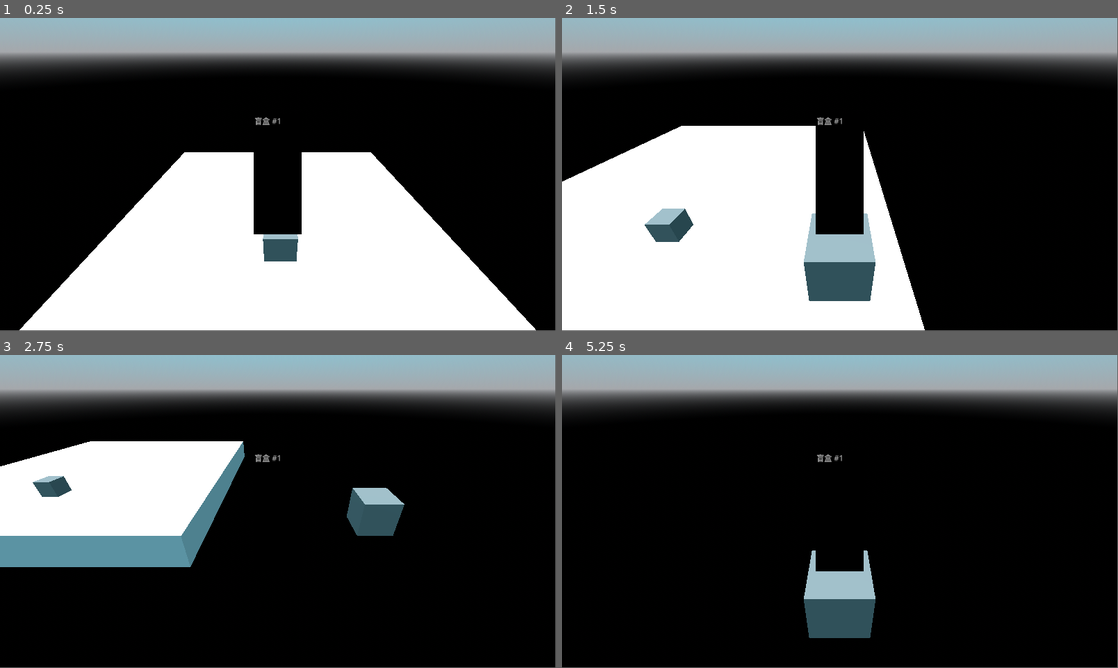
Above: before the commit, frames 1-4 (two rows, left to right).
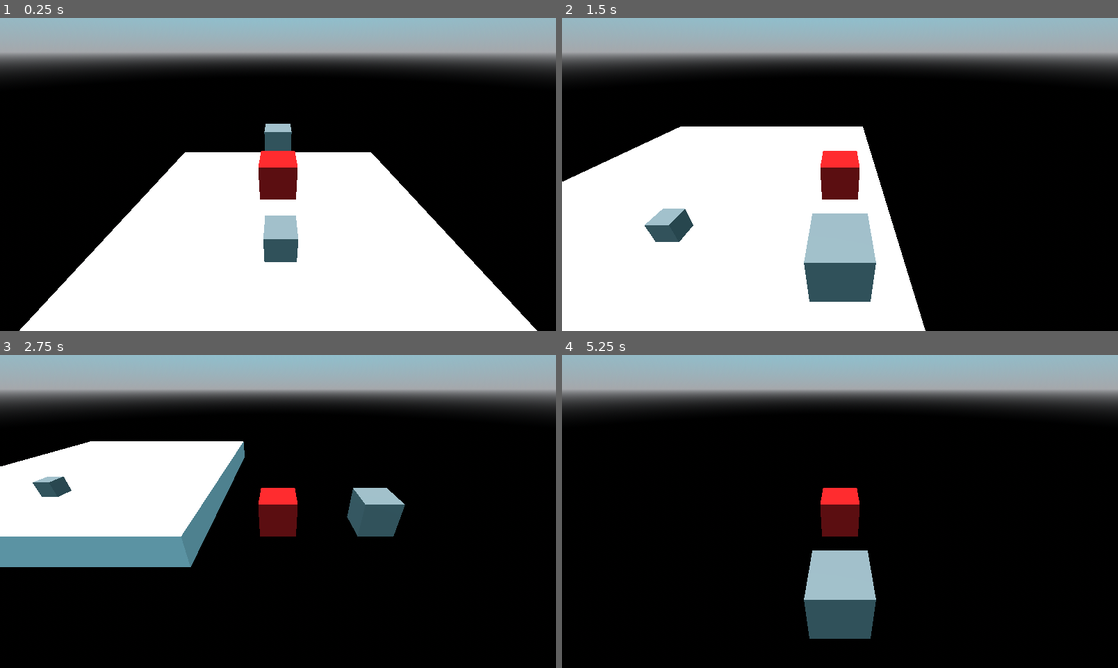
Above: after the commit, the same moments.

Repository: meliyn/jacky-game
Game: Godot game, scene res://src/game.tscn
Same seed, same stepped clock (60 frames per second), same inputs: the game is played once before the commit and once after it.
Inputs:
- Up to frame 1 (0.25 s): no input
- Up to frame 2 (1.5 s): hold D (control_right) 0.53-1.28 s; hold S (control_down) from 1.28 s (still down)
- Up to frame 3 (2.75 s): release S (control_down) at 2.03 s; hold D (control_right) from 2.03 s (still down)
- Up to frame 4 (5.25 s): release D (control_right) at 2.78 s; hold W (control_up) 2.78-3.53 s; hold A (control_left) 3.53-5.03 s; tap Enter at 4.25 s; tap Space at 5 s; hold S (control_down) from 5.03 s (still down)
In our replay, the window is 799x449 before the commit and 800x450 after it. These sizes can differ from the game's own. Grey fills any space a smaller window leaves; there, only what the larger window draws over its background counts as a difference.

The runs differ from the first frame. In frame 1, 3.0% of the frame differs, in the area x 0-100%, y 0-100%; in frame 2, 3.5%; in frame 3, 1.3%; in frame 4, 1.8%.

Commit message:
before remake

Diff:
--- a/project.godot
+++ b/project.godot
@@ -14,6 +14,10 @@
 run/main_scene="res://src/game.tscn"
 config/features=PackedStringArray("4.2")
 config/icon="res://icon.png"
+
+[display]
+
+window/stretch/mode="canvas_items"
 
 [gui]
 
--- /dev/null
+++ b/src/dropoff/dropoff.gd
@@ -0,0 +1,7 @@
+extends Area3D
+
+func _on_body_exited(_body: Node3D):
+	DropOffUi.instance.hide()
+
+func _on_body_entered(_body: Node3D):
+	DropOffUi.instance.show()
--- a/src/dropoff/dropoff.tscn
+++ b/src/dropoff/dropoff.tscn
@@ -1,11 +1,18 @@
-[gd_scene load_steps=2 format=3 uid="uid://ctjwwgxwwncqe"]
+[gd_scene load_steps=3 format=3 uid="uid://ctjwwgxwwncqe"]
+
+[ext_resource type="Script" path="res://src/dropoff/dropoff.gd" id="1_0ue0b"]
 
 [sub_resource type="BoxShape3D" id="BoxShape3D_lhj8r"]
 size = Vector3(3, 0.25, 3)
 
-[node name="Dropoff" type="Node3D"]
+[node name="Area3D" type="Area3D"]
+collision_mask = 2
+script = ExtResource("1_0ue0b")
 
-[node name="Area3D" type="Area3D" parent="."]
+[node name="CollisionShape3D" type="CollisionShape3D" parent="."]
+shape = SubResource("BoxShape3D_lhj8r")
 
-[node name="CollisionShape3D" type="CollisionShape3D" parent="Area3D"]
-shape = SubResource("BoxShape3D_lhj8r")
+[node name="Dropoff" type="Node3D" parent="."]
+
+[connection signal="body_entered" from="." to="." method="_on_body_entered"]
+[connection signal="body_exited" from="." to="." method="_on_body_exited"]
--- a/src/game.tscn
+++ b/src/game.tscn
@@ -4,7 +4,7 @@
 [ext_resource type="Script" path="res://src/camera.gd" id="2_rbqoc"]
 [ext_resource type="PackedScene" uid="uid://c3ydnmtn6hh3d" path="res://src/box_entity/box_entity.tscn" id="3_gncd1"]
 [ext_resource type="PackedScene" uid="uid://ctjwwgxwwncqe" path="res://src/dropoff/dropoff.tscn" id="4_tx5ob"]
-[ext_resource type="PackedScene" uid="uid://bvn46gyjiu2r" path="res://src/ui/drop_off_ui.tscn" id="5_2g5o3"]
+[ext_resource type="PackedScene" uid="uid://bvn46gyjiu2r" path="res://src/ui/drop_off/drop_off_ui.tscn" id="5_2g5o3"]
 
 [sub_resource type="ProceduralSkyMaterial" id="ProceduralSkyMaterial_wt2e0"]
 sky_top_color = Color(0.439216, 0.886275, 1, 1)
@@ -53,7 +53,7 @@
 transform = Transform3D(1, 0, 0, 0, 1, 0, 0, 0, 1, 0.0381031, 0.471238, 2.74537)
 
 [node name="Dropoff" parent="." instance=ExtResource("4_tx5ob")]
-transform = Transform3D(1, 0, 0, 0, 1, 0, 0, 0, 1, 0.839982, -1.11767, -1.39227)
+transform = Transform3D(1, 0, 0, 0, 1, 0, 0, 0, 1, 0.839982, -1.53982, -1.39227)
 
 [node name="CanvasLayer" type="CanvasLayer" parent="."]
 
--- /dev/null
+++ b/src/ui/drop_off/drop_off_ui.gd
@@ -0,0 +1,8 @@
+class_name DropOffUi
+extends HBoxContainer
+
+static var instance: DropOffUi = null
+
+func _init():
+	instance = self
+	hide()
--- a/src/ui/drop_off_ui.tscn
+++ b/src/ui/drop_off/drop_off_ui.tscn
@@ -1,6 +1,7 @@
-[gd_scene load_steps=2 format=3 uid="uid://bvn46gyjiu2r"]
+[gd_scene load_steps=3 format=3 uid="uid://bvn46gyjiu2r"]
 
-[ext_resource type="Script" path="res://src/ui/info_container.gd" id="1_pg6jm"]
+[ext_resource type="Script" path="res://src/ui/drop_off/drop_off_ui.gd" id="1_1bqxg"]
+[ext_resource type="Script" path="res://src/ui/drop_off/info_container.gd" id="1_pg6jm"]
 
 [node name="DropOffUI" type="HBoxContainer"]
 custom_minimum_size = Vector2(0, 250)
@@ -17,6 +18,7 @@
 grow_vertical = 2
 theme_override_constants/separation = 10
 alignment = 1
+script = ExtResource("1_1bqxg")
 
 [node name="ItemList" type="ItemList" parent="."]
 custom_minimum_size = Vector2(100, 0)
Renamed: src/ui/info_container.gd -> src/ui/drop_off/info_container.gd
